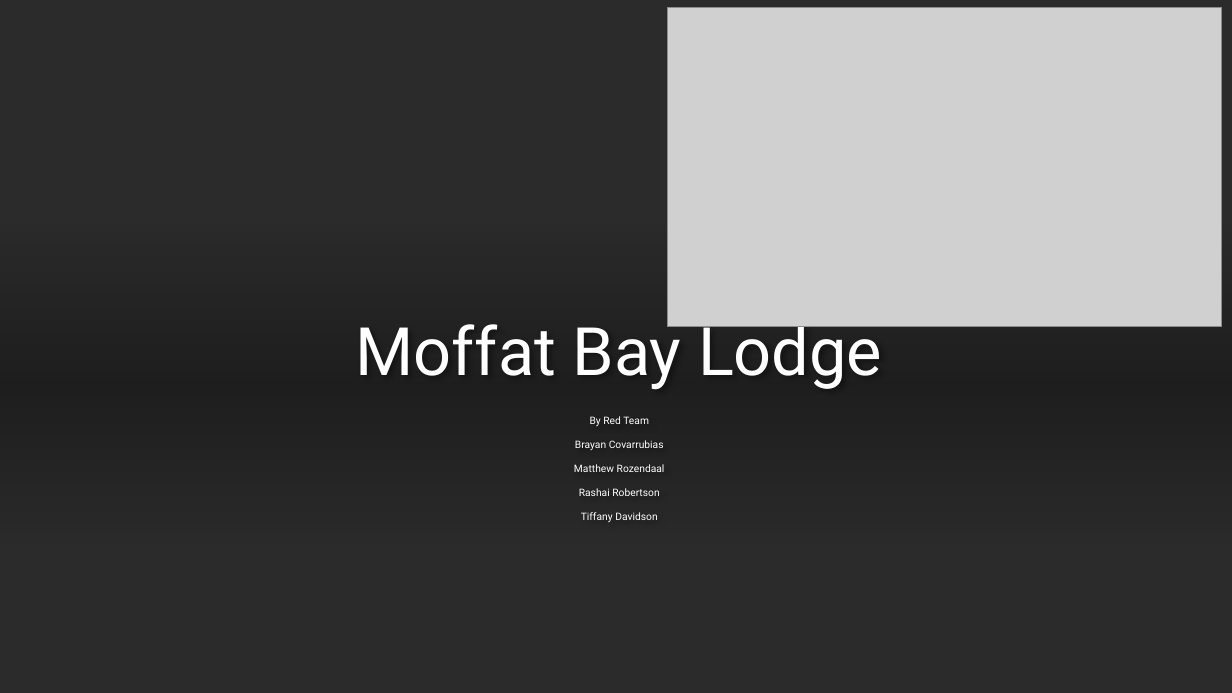
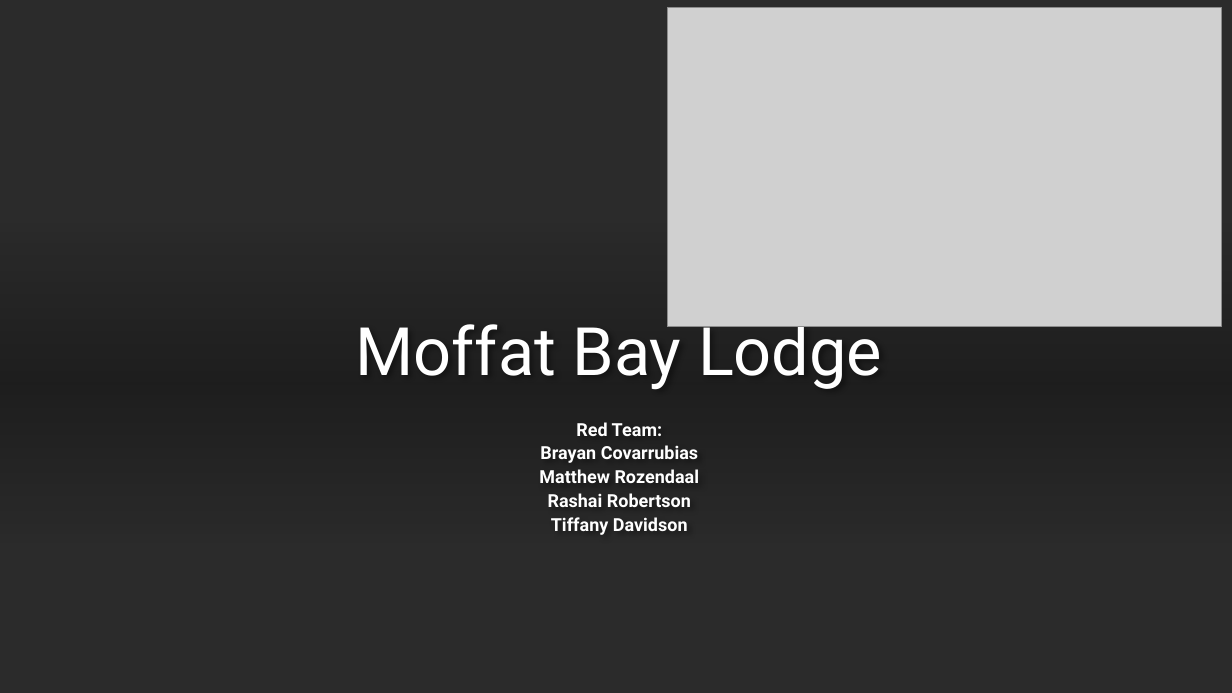
Before and after one commit to Hydroplane72/Moffat-Bay, a slide deck: slide 1 of docs/RedTeam_FinalPresentation.pptx. Drawn at 1232x693 pixels with LibreOffice and Linux fonts; fonts in the diff are those of the drawing; grey boxes stand for pictures; background and template pictures are left out; a plain dark background stands for a picture behind light text. Boxes give left, top, right and bottom in pixels: in the first picture for what was removed or moved away, otherwise in the second. Text is boxed around its words. In the diff, an @@ line names an element or a change of style, - is before the commit and + after.

Commit message:
Update Presentation & Video Create (#137)
I updated the Title page of the presentation to show our names better. I also created a video with voiceover on how to use the website.

```diff
--- a/docs/RedTeam_FinalPresentation.pptx
+++ b/docs/RedTeam_FinalPresentation.pptx
@@ subtitle at box(539, 445, 700, 535): size 8 to 14 pt, bold on in "Brayan Covarrubias", "Matthew Rozendaal", "Rashai Robertson", "Tiffany Davidson"; line spacing 0.9 to 1.1; less space between paragraphs @@
@@ subtitle at box(576, 422, 662, 436): text changed; size 8 to 14 pt; bold on @@
-By Red Team
+Red Team:
```
Also in this commit, not shown: 2 other files.
